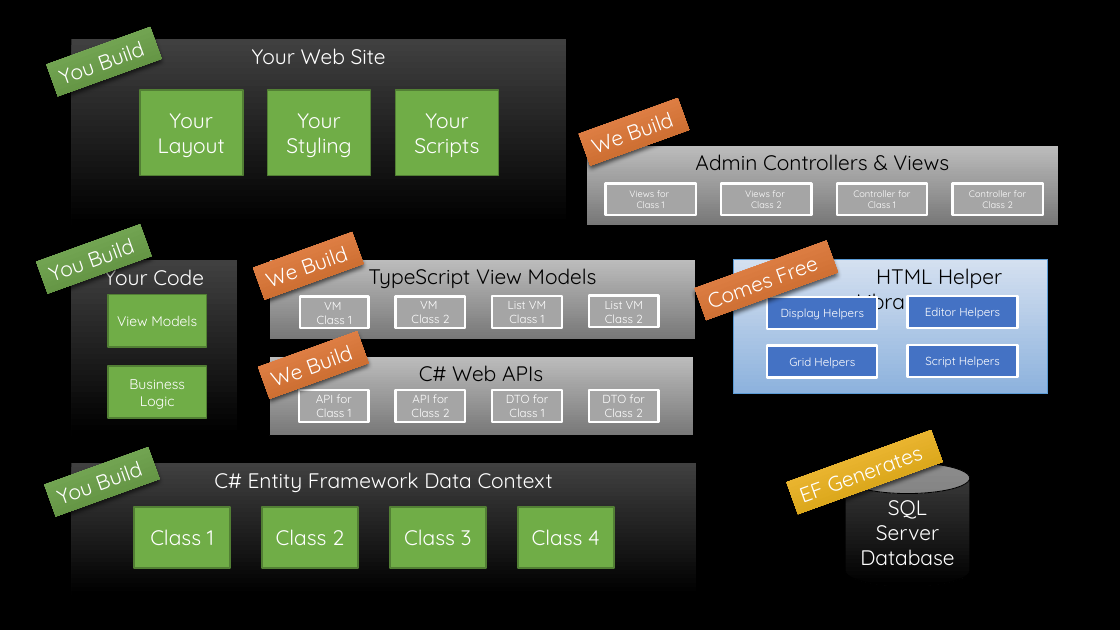
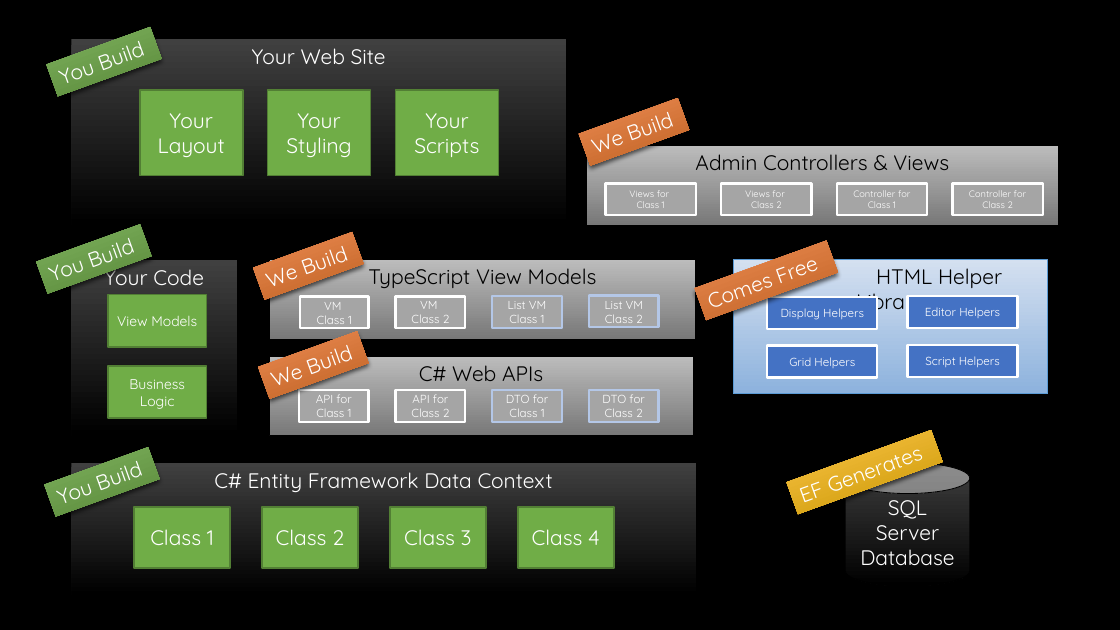
Before and after one commit to IntelliTect/Coalesce, a slide deck: slide 4 of Coalesce Diagrams.pptx (slide 5 before the commit). Drawn at 1120x630 pixels with LibreOffice and Linux fonts; fonts in the diff are those of the drawing; background and template pictures are left out. Boxes give left, top, right and bottom in pixels: in the first picture for what was removed or moved away, otherwise in the second. Text is boxed around its words. In the diff, an @@ line names an element or a change of style, - is before the commit and + after.

Commit message:
PPT Slide Updates

```diff
--- a/Coalesce Diagrams.pptx
+++ b/Coalesce Diagrams.pptx
@@ outline #FFFFFF 2 pt to #B4C7E7 2 pt in 4 elements at [492,391,562,423], [589,391,659,423], [492,297,562,329], [590,296,659,328] @@
```
Also in this commit, not shown: 2 other slides changed, 7 slides added.
